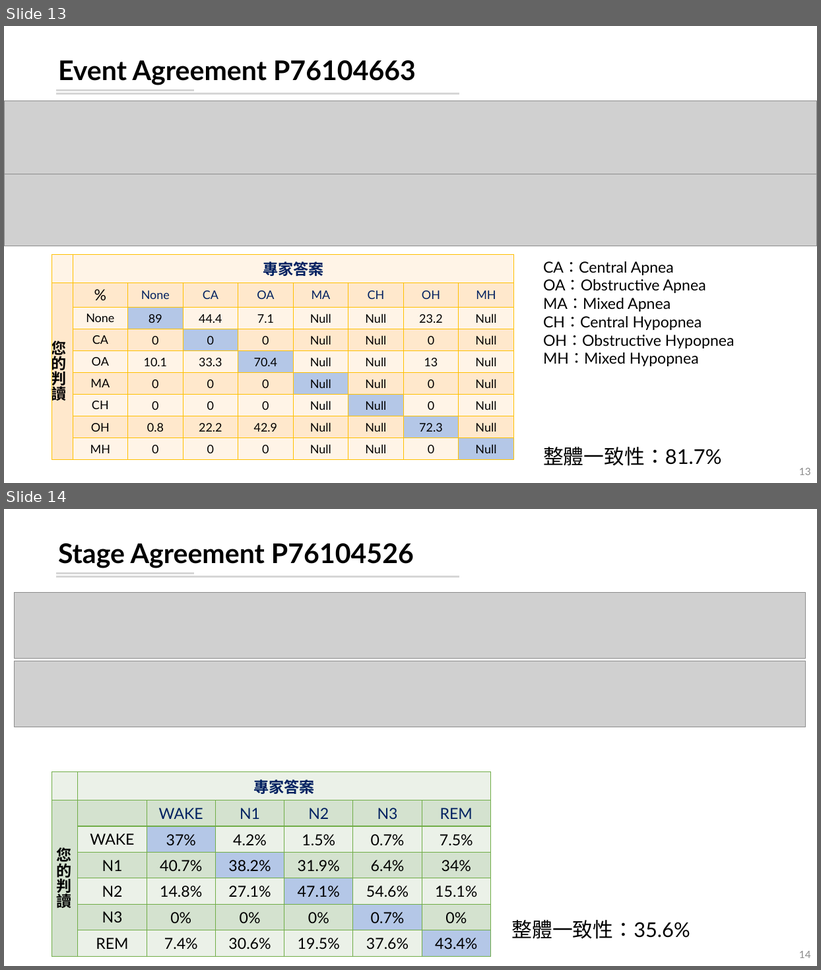
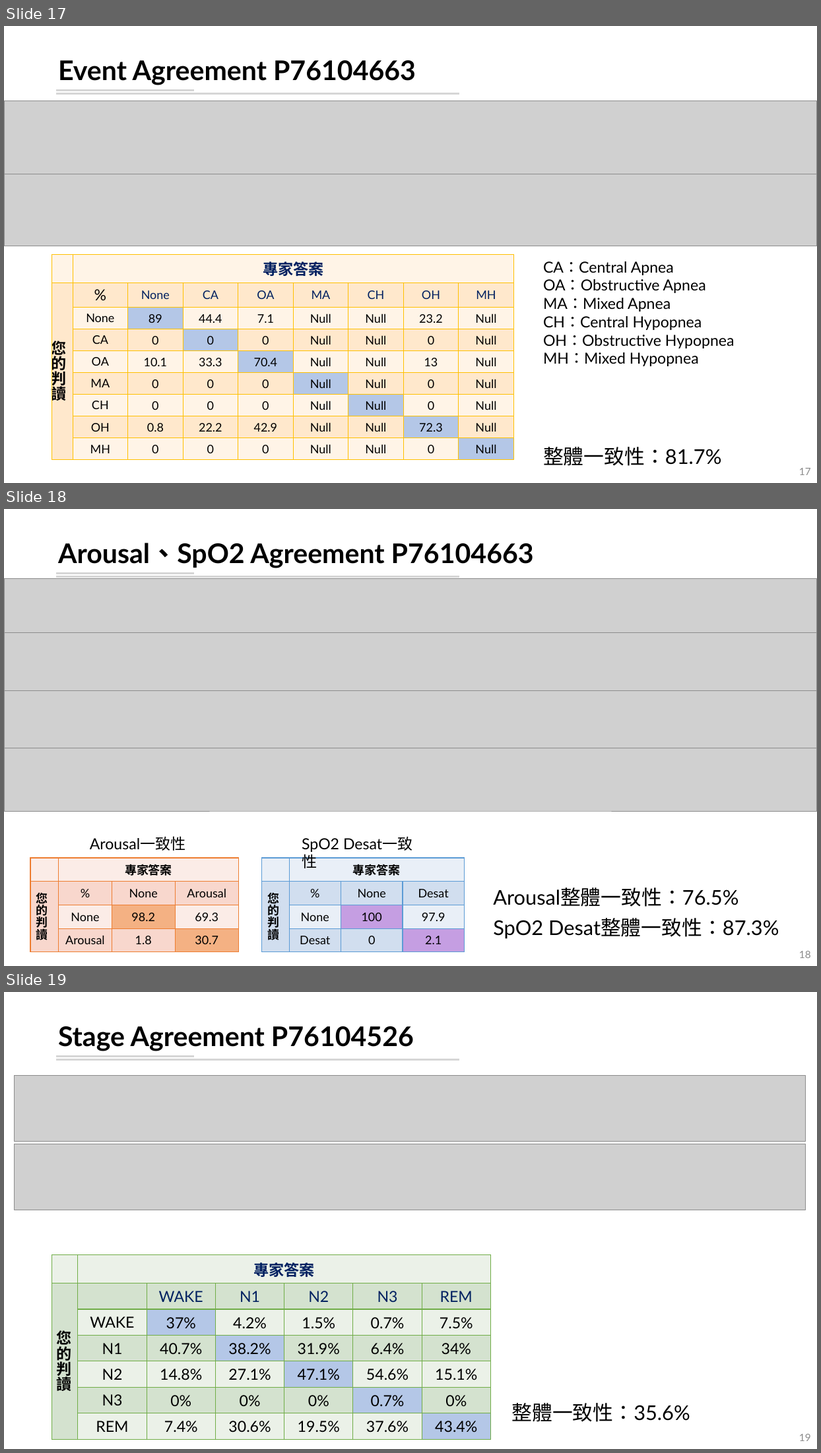
Before and after one commit to leooel97895750/sleepWorkShop, a slide deck: 碩一睡眠工作坊.pptx. Shown one above the other, each under a label of ours: slides 13 and 14 before the commit, slides 17, 18 and 19 after it. The pictures are 821x970 and 821x1453 pixels, drawn with LibreOffice and Linux fonts; fonts in the diff are those of the drawing; grey boxes stand for pictures. Boxes give left, top, right and bottom in pixels: in the first picture for what was removed or moved away, otherwise in the second. Text is boxed around its words. In the diff, an @@ line names an element or a change of style, - is before the commit and + after.

```diff
--- a/碩一睡眠工作坊.pptx
+++ b/碩一睡眠工作坊.pptx
@@ slide 18 added at (4,509,817,966), background #FFFFFF; not listed: 2 template elements that a slide beside it also shows @@
@@ title added at (58,543,534,568), 32 pt, text #000000, bold @@
+Arousal、SpO2 Agreement P76104663
@@ picture added at (4,578,817,633) @@
@@ picture added at (4,633,817,691) @@
@@ picture added at (4,691,817,749) @@
@@ picture added at (4,747,817,811) @@
@@ text added at (90,836,186,851), 18 pt, text #000000 @@
+Arousal一致性
@@ text added at (302,838,339,852), 18 pt, text #000000 @@
+SpO2 Desat一致性
@@ table added at (30,859,238,950), 4 rows, 4 columns @@
+ | 專家答案 |  | 
+您的判讀 | % | None | Arousal
+ | None | 98.2 | 69.3
+ | Arousal | 1.8 | 30.7
@@ table added at (262,859,465,950), 4 rows, 4 columns @@
+ | 專家答案 |  | 
+您的判讀 | % | None | Desat
+ | None | 100 | 97.9
+ | Desat | 0 | 2.1
@@ text added at (493,888,779,939), 24 pt, text #000000 @@
+Arousal整體一致性：76.5%
+SpO2 Desat整體一致性：87.3%
@@ page number added at (799,951,811,958), 12 pt, text #8C8C8C @@
+18
@@ what was slide 13 is now slide 17 @@
@@ page number at (799,468,811,475): text changed @@
-13
+17
@@ what was slide 14 is now slide 19 @@
@@ page number at (799,1434,811,1441): text changed @@
-14
+19
```
Also in this commit, not shown: 1 slide changed, 8 other slides added, 20 other files.
